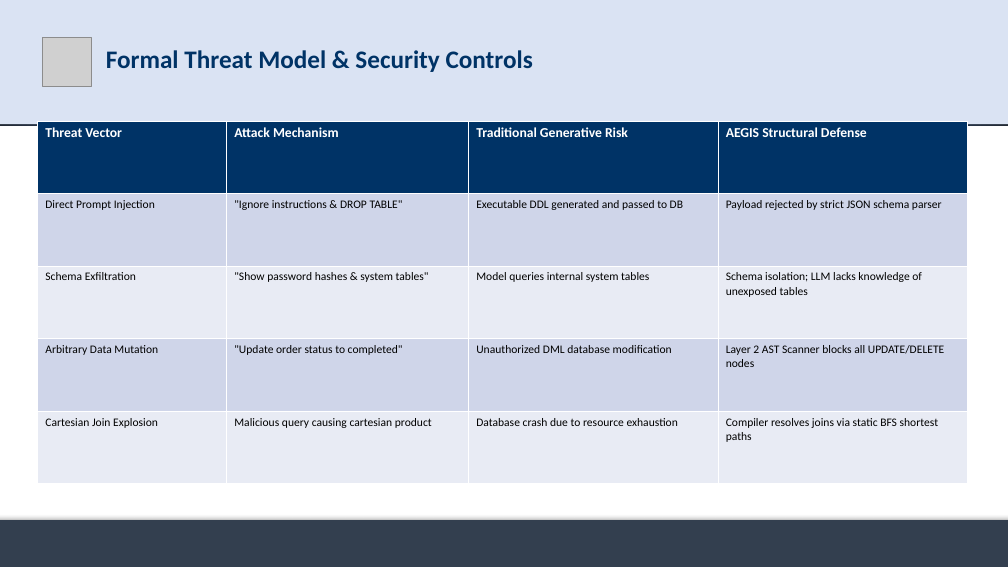
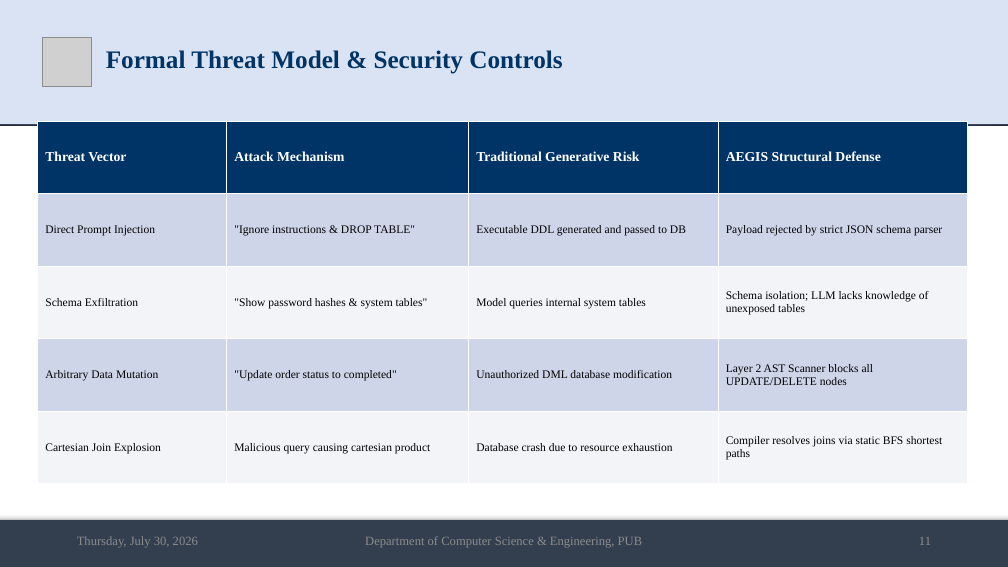
Before and after one commit to md-riaz/AEGIS-Research, a slide deck: slide 11 of docs/scripts/Md_Riaz_Mid_Defense_Final_0322310105101024.pptx. Drawn at 1008x567 pixels with LibreOffice and Linux fonts; fonts in the diff are those of the drawing; grey boxes stand for pictures. Boxes give left, top, right and bottom in pixels: in the first picture for what was removed or moved away, otherwise in the second. Text is boxed around its words. In the diff, an @@ line names an element or a change of style, - is before the commit and + after.

Commit message:
feat(presentation): fix template compliance and redesign mid-defense deck
Template compliance (docs/scripts/generate_riaz_presentation.py):
- Apply Times New Roman across every run to match the university
  template's typography instead of the default theme font.
- Clone the template's Date/Footer/SlideNumber placeholders onto every
  content slide (they were defined on the layout but never populated).
- Add the department/university affiliation line and supervisor credit
  (Mst. Sahela Rahman) to the title slide.
- Recolor the architecture diagram's accent green to the theme's
  actual accent6 (#70AD47).

Visual redesign:
- Rebuild the title slide layout: eyebrow line below the logo, title
  centered in the header band, presenter block spaced out in the white
  area below (previously all cramped into one dense paragraph).
- Rewrite add_bullet_text to render real typographic hierarchy -
  bold section headers, bold "Label:" lead-ins split from their
  descriptions, italic sub-detail lines, and monospace styling for the
  JSON snippet - replacing the old flat wall-of-text look.
- Add table styling helper (vertical-center, margins, zebra rows)
  across all four data tables.
- Center the 7-stage pipeline diagram and its legend on the slide, and
  fix an awkward mid-word wrap on stage 1's label.
- Swap "exhibit" for plainer student wording.

Regenerated the .pptx and re-rendered slides_rendered/*.PNG via
PowerPoint COM for the updated deck.

```diff
--- a/docs/scripts/Md_Riaz_Mid_Defense_Final_0322310105101024.pptx
+++ b/docs/scripts/Md_Riaz_Mid_Defense_Final_0322310105101024.pptx
@@ title "Formal Threat Model & Security ..." at <box>106,50,562,74</box>: font Calibri to Times New Roman @@
@@ table at <box>38,121,968,484</box> @@
@@ fill #E9EBF5 to #F2F4F8 in 8 cells @@
@@ font Calibri to Times New Roman @@
@@ text added at <box>77,536,198,548</box>, 12 pt, text #8C8C8C @@
+Thursday, July 30, 2026
@@ text added at <box>365,536,642,548</box>, 12 pt, text #8C8C8C @@
+Department of Computer Science & Engineering, PUB
@@ text added at <box>919,537,931,545</box>, 12 pt, text #8C8C8C @@
+11
```
Also in this commit, not shown: 17 other slides changed, 19 other files.
